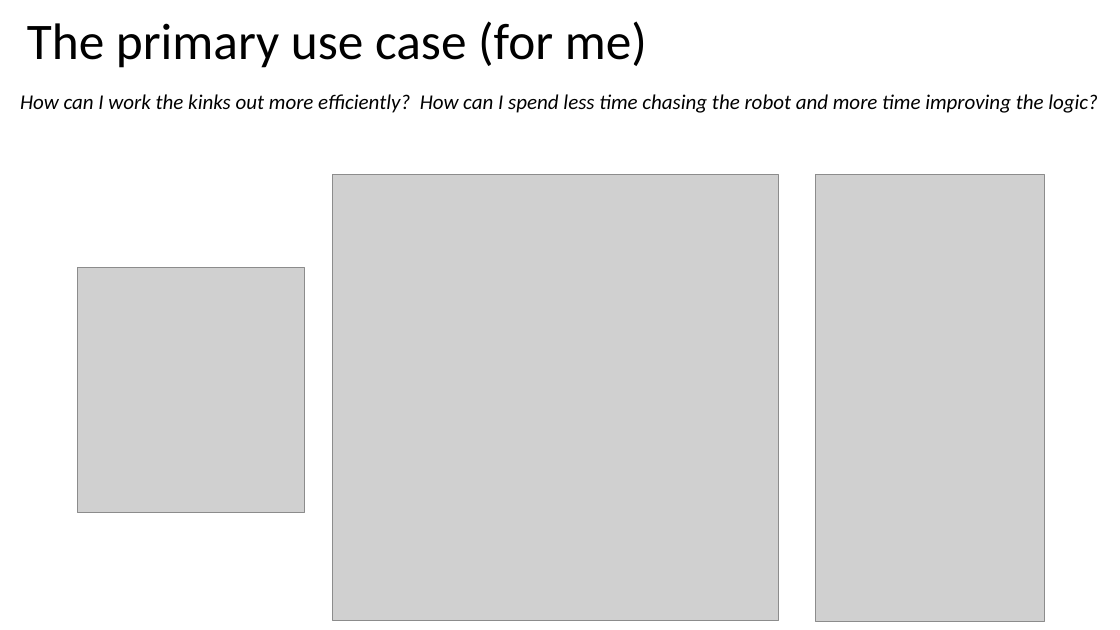
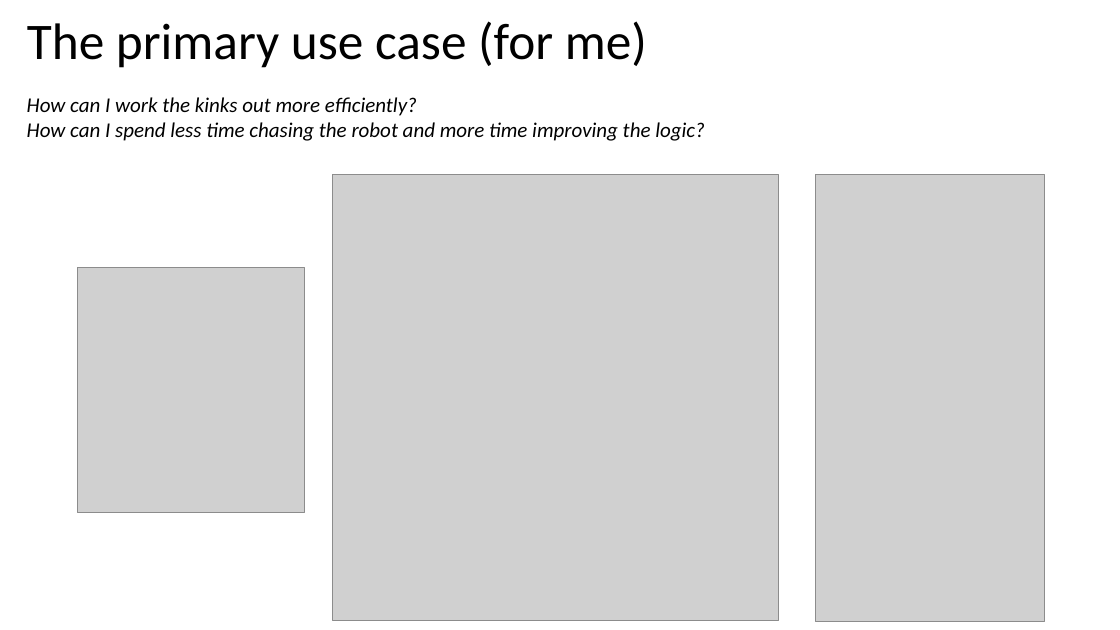
Before and after one commit to nettercm/simple_3pi_simulation, a slide deck: slide 3 of DPRG Monthly Meeting 2020-10-10.pptm (slide 2 before the commit). Drawn at 1120x630 pixels with LibreOffice and Linux fonts; fonts in the diff are those of the drawing; grey boxes stand for pictures. Boxes give left, top, right and bottom in pixels: in the first picture for what was removed or moved away, otherwise in the second. Text is boxed around its words. In the diff, an @@ line names an element or a change of style, - is before the commit and + after.

```diff
--- a/DPRG Monthly Meeting 2020-10-10.pptm
+++ b/DPRG Monthly Meeting 2020-10-10.pptm
@@ text at [27, 97, 705, 141]: text changed @@
-How can I work the kinks out more efficiently? How can I spend less time chasing the robot and more time improving the logic?
+How can I work the kinks out more efficiently?
+How can I spend less time chasing the robot and more time improving the logic?
```
Also in this commit, not shown: 7 other slides changed, 4 slides added, 1 slide removed.
